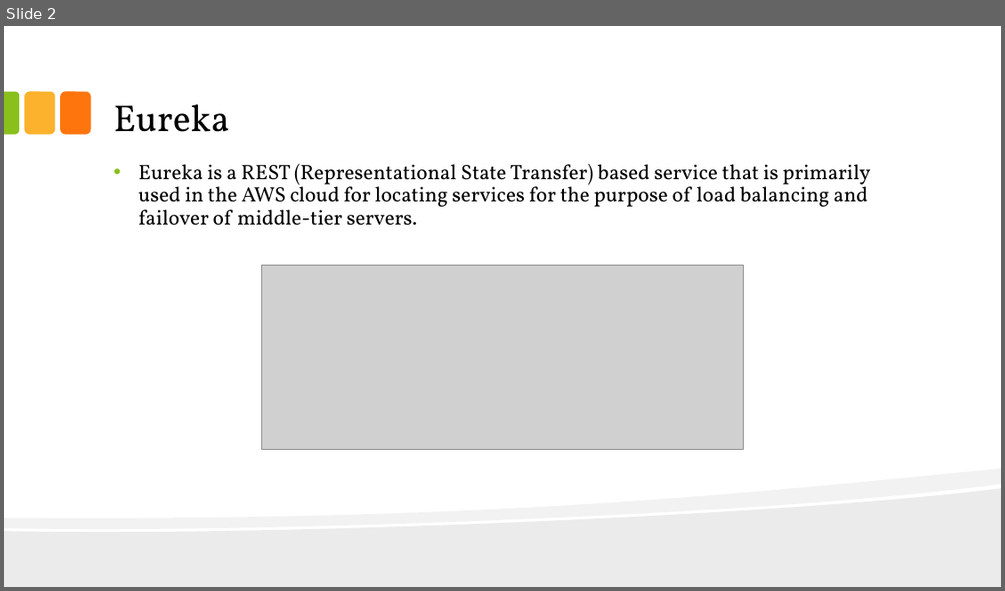
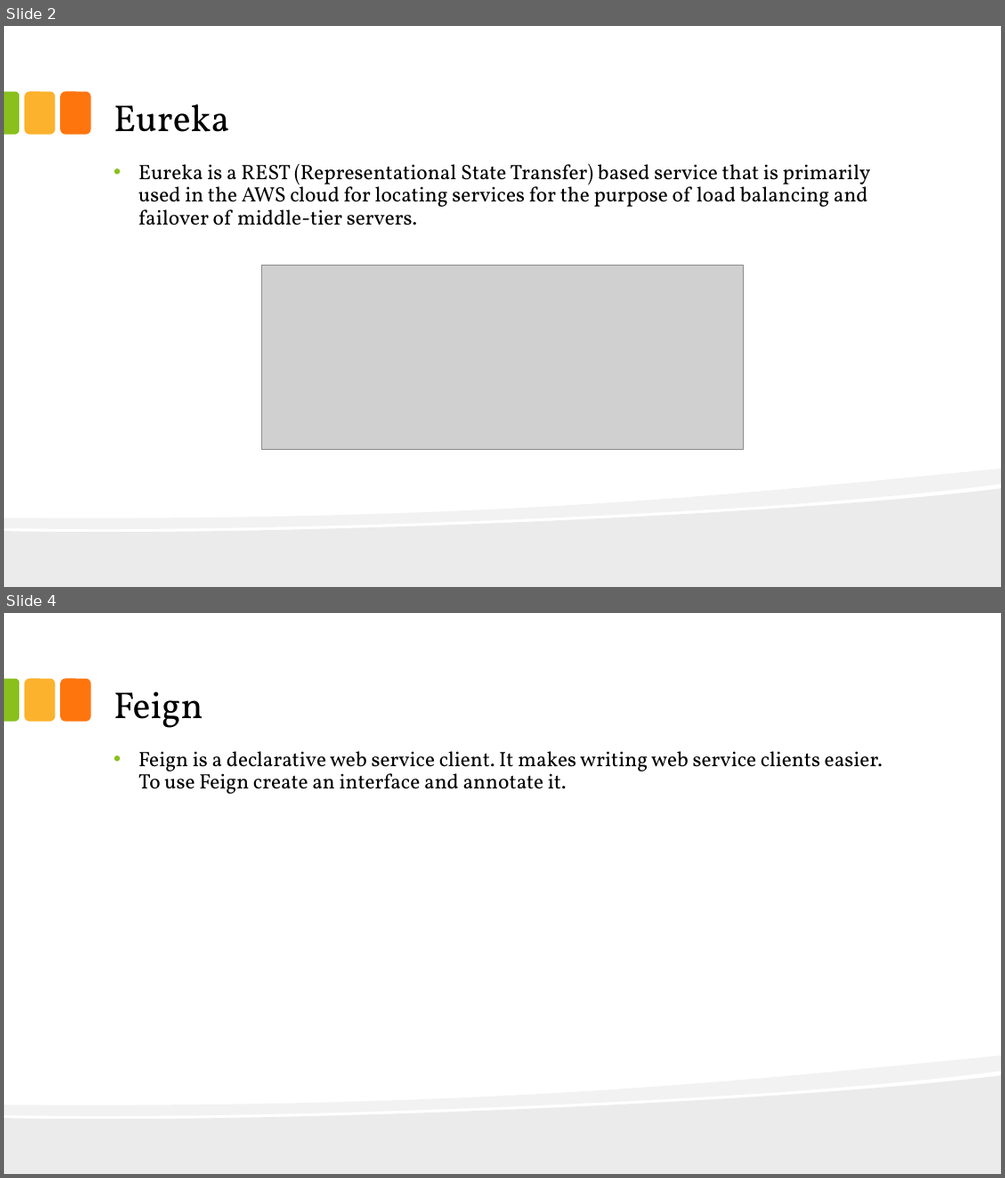
Before and after one commit to darzieba/spring-cloud-netflix, a slide deck: SpringCloudNetflix.pptx. Shown one above the other, each under a label of ours: slide 2 before the commit, slides 2 and 4 after it; the slides between them are not shown. The pictures are 1005x591 and 1005x1178 pixels, drawn with LibreOffice and Linux fonts; fonts in the diff are those of the drawing; grey boxes stand for pictures; background and template pictures are left out. Boxes give left, top, right and bottom in pixels: in the first picture for what was removed or moved away, otherwise in the second. Text is boxed around its words. In the diff, an @@ line names an element or a change of style, - is before the commit and + after.

```diff
--- a/SpringCloudNetflix.pptx
+++ b/SpringCloudNetflix.pptx
@@ slide 4 added at (4, 613, 1001, 1174), background #FFFFFF; not listed: 5 template elements that a slide beside it also shows @@
@@ title added at (113, 691, 203, 728), 36 pt, text #000000 @@
+Feign
@@ text added at (138, 751, 882, 794), 20 pt, text #000000 @@
+• Feign is a declarative web service client. It makes writing web service clients easier. To use Feign create an interface and annotate it.
```
Also in this commit, not shown: 1 slide changed, 1 other slide added, 1 slide removed, 5 other files.
